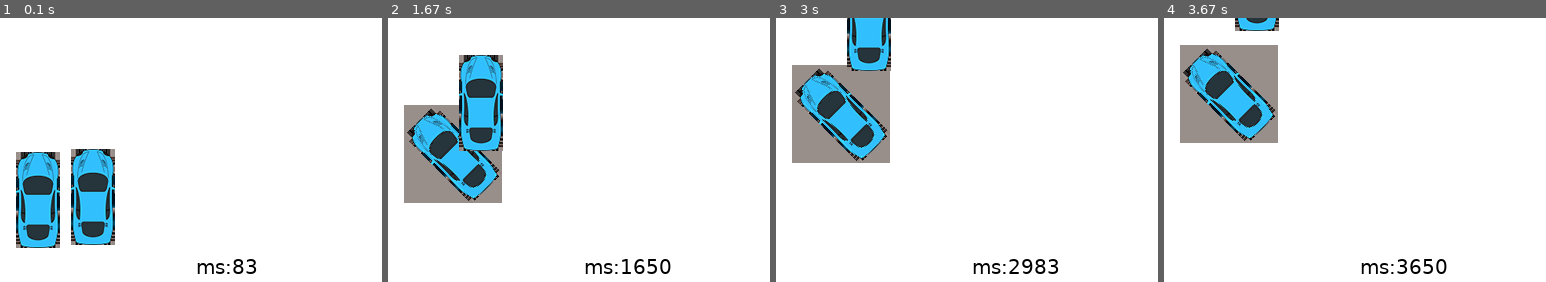
Above: before the commit, frames 1-4 (left to right).
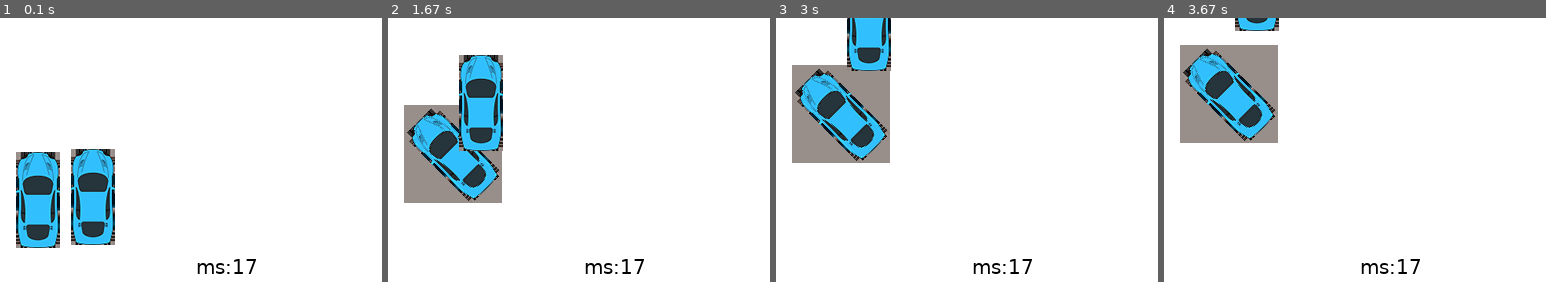
Above: after the commit, the same moments.

Repository: SirNytram/pytutorialtest
Game: pygame game, started from funkinpython.py
Same seed, same stepped clock (60 frames per second), same inputs: the game is played once before the commit and once after it.
Inputs:
- Up to frame 1 (0.1 s): no input
- Up to frame 2 (1.67 s): hold Right 0.33-0.8 s; hold Right 0.83-1.3 s; hold Left from 1.33 s (still down)
- Up to frame 3 (3 s): release Left at 1.87 s; hold Right 2.33-2.97 s
- Up to frame 4 (3.67 s): hold Left 3-3.47 s; hold Right from 3.5 s (still down)
The pictures show only the part of the screen within x 0-50%, y 31-81%; the shares and areas given below are measured in that part.

The runs differ from the first frame. In frame 1, 0.2% of the frame differs, in the area x 60-68%, y 91-97%; in frame 2, 0.3%; in frame 3, 0.4%; in frame 4, 0.4%, in the area x 60-75%, y 91-97%.

Commit message:
tunings with mateo

Diff:
--- a/funkinpython.py
+++ b/funkinpython.py
@@ -53,7 +53,7 @@
         pass
 
 
-class MyGame(GameApp):
+class FunkinApp(GameApp):
     # variable creation
     def __init__(self):
         super().__init__()
@@ -144,7 +144,7 @@
 
         self.tickText.renderText('tick:' + str(self.tick), (200,450))
         self.ms += self.clock.get_time()
-        self.msText.renderText('ms:' + str(self.ms))
+        self.msText.renderText('ms:' + str(self.clock.get_time()))
 
 
     def on_event(self, eventId):
@@ -174,4 +174,4 @@
 
 
 if __name__ == "__main__" :
-    MyGame().start()
+    FunkinApp().start()
--- /dev/null
+++ b/mygame.py
@@ -0,0 +1,42 @@
+from pygameapp import *
+
+class MyGame(GameApp):
+    def __init__(self):
+        super().__init__()
+        self.width = 1000
+        self.myimage = None
+        self.myFont = None
+        self.myFontImage = None
+        self.myText = None
+
+
+    def on_start(self):
+        self.myimage = GameImage('bluecar.png', (10,10))
+        self.myFont = GameFont('Verdana',50)
+        self.myText = GameText(self.myFont, 'mart is great', (125, 300), (255, 255, 125))
+        # self.myFont = pygame.font.SysFont('Courier New', 25)
+        # self.myFontImage = self.myFont.render('mytext', False, (255,255,125))
+
+
+        #  pygame.image.load('bluecar.png')
+
+    def on_loop(self):
+        pass
+
+    def on_render(self):
+        self.myimage.render((100,100))
+        self.myText.render()
+
+        # self.surface.blit(self.myimage, (10,10))
+        # self.surface.blit(self.myFontImage, (200,200))
+
+    def on_event(self, eventId):
+        pass
+
+    def on_key(self, isDown, key, mod):
+        if isDown == True and key == K_q:
+            self.isRunning = False
+
+
+if __name__ == "__main__" :
+    MyGame().start()
--- a/pygameapp.py
+++ b/pygameapp.py
@@ -28,14 +28,12 @@
 
 class GameFont():
     def __init__(self, name, size):
-        self.font = None
         self.name = name
         self.size = size
         self.font = pygame.font.SysFont(self.name, self.size)
 
 class GameText():
     def __init__(self, font, text = '', position = (0,0), col = (0,0,0)):
-
         self.image = None
         self.position =  position
 
@@ -57,12 +55,12 @@
 
 class GameApp:
     def __init__(self):
-        self.running = True
+        self.isRunning = True
         self.surface = None
         self.width = 640
         self.height = 480
         self.isFullScreen = False
-        self.fps = 10
+        self.fps = 100
         self.keysPressed = []
         self.curUserEventId = USEREVENT
         self.clock = None
@@ -92,18 +90,22 @@
     def start(self):
         pygame.init()
 
+
+
+
+
         self.surface = pygame.display.set_mode((self.width, self.height))
-        if self.isFullScreen:
+        if self.isFullScreen == True:
             pygame.display.toggle_fullscreen()
 
         self.clock = pygame.time.Clock()
 
         self.on_start()
-        while( self.running ):
+        while( self.isRunning ):
             self.keysPressed = pygame.key.get_pressed()
             for event in pygame.event.get():
                 if event.type == pygame.QUIT:
-                    self.running = False
+                    self.isRunning = False
 
                 self.on_event(event.type)
 
@@ -113,14 +115,14 @@
                     self.on_key(False, event.key, event.mod)
 
 
+
             self.on_loop()
             self.on_render()
 
             pygame.display.update()
             self.clock.tick(self.fps)
 
+
 if __name__ == "__main__" :
-    theApp = GameApp()
-    theApp.start()
 
-    # GameApp().start()
+    GameApp().start()
Binary file added: bluecar.png
